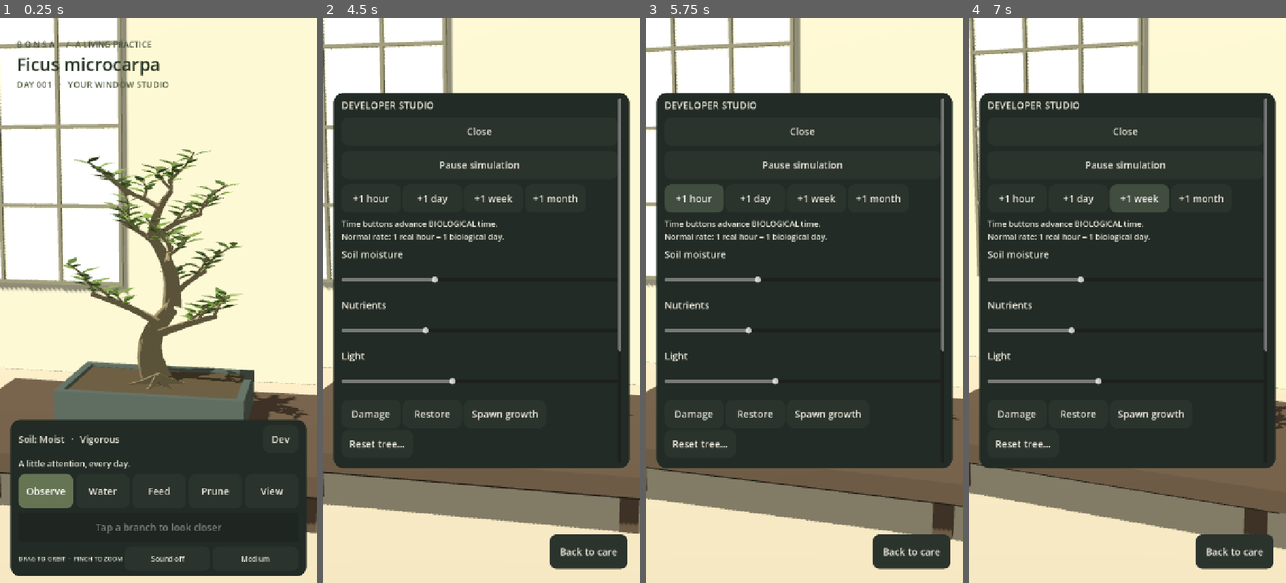
Above: before the commit, frames 1-4 (left to right).
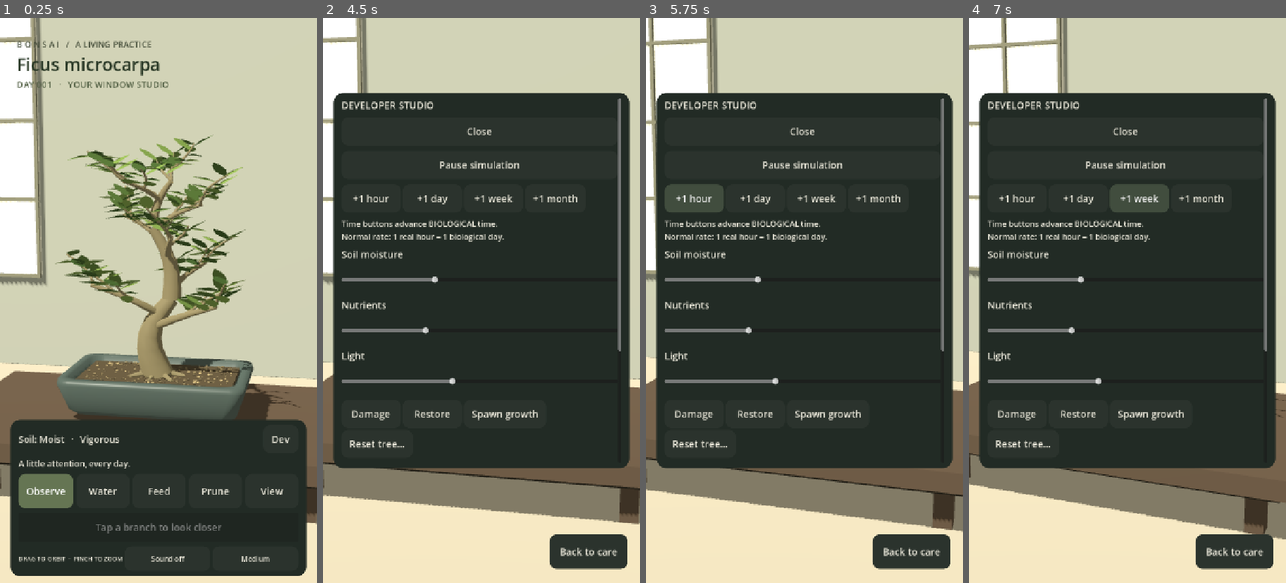
Above: after the commit, the same moments.

Repository: 3dFx40/bonsai
Game: Godot game, scene res://scenes/main.tscn
The game is run twice, just before and just after one commit, with the same random seed, the same clock (stepped at 60 frames per second) and the same inputs.
Inputs:
- Up to frame 1 (0.25 s): no input
- Up to frame 2 (4.5 s): click "Dev" at 0.5 s; click "Observe" at 1.25 s; click "Water" at 2 s; click "Feed" at 2.75 s; click "Prune" at 3.5 s; click "View" at 4.25 s
- Up to frame 3 (5.75 s): click "+1 hour" at 5 s
- Up to frame 4 (7 s): click "+1 day" at 5.75 s; click "+1 week" at 6.5 s

The runs differ from the first frame. In frame 1, 61% of the frame differs, in the area x 0-100%, y 0-92%; in frame 2, 19%; in frame 3, 18%; in frame 4, 17%.

Commit message:
Polish procedural assets, verify relaunch and prepare Android and Windows builds

Diff:
--- /dev/null
+++ b/assets/icon.svg
@@ -0,0 +1,6 @@
+<svg xmlns="http://www.w3.org/2000/svg" width="432" height="432" viewBox="0 0 432 432">
+<rect width="432" height="432" rx="96" fill="#27392d"/>
+<path d="M210 295c-31-48 43-78 6-133m0 72-63-37m66 13 57-37m-58-9-34-33" fill="none" stroke="#c8bd99" stroke-width="17" stroke-linecap="round"/>
+<path d="M125 291h183l-16 47H141z" fill="#839276"/>
+<g fill="#b1c48a"><ellipse cx="146" cy="176" rx="49" ry="24" transform="rotate(14 146 176)"/><ellipse cx="276" cy="152" rx="51" ry="25" transform="rotate(-16 276 152)"/><ellipse cx="197" cy="115" rx="51" ry="28"/></g>
+</svg>
--- a/project.godot
+++ b/project.godot
@@ -3,6 +3,7 @@
 
 [application]
 config/name="Bonsai"
+config/icon="res://assets/icon.svg"
 run/main_scene="res://scenes/main.tscn"
 config/features=PackedStringArray("4.7", "GL Compatibility")
 config/description="A living tree. A little time, every day."
@@ -18,7 +19,10 @@
 [rendering]
 renderer/rendering_method="gl_compatibility"
 renderer/rendering_method.mobile="gl_compatibility"
+limits/opengl/max_lights_per_object=2
+limits/opengl/max_renderable_lights=8
 textures/default_filters/use_nearest_mipmap_filter=false
+textures/vram_compression/import_etc2_astc=true
 anti_aliasing/quality/msaa_3d=1
 environment/defaults/default_clear_color=Color(0.77, 0.76, 0.70, 1)
 
--- a/scripts/debug/configure_export.gd
+++ /dev/null
@@ -1,8 +0,0 @@
-@tool
-extends EditorScript
-
-func _run() -> void:
-	var settings := get_editor_interface().get_editor_settings()
-	settings.set_setting("export/android/android_sdk_path", OS.get_environment("ANDROID_HOME"))
-	settings.set_setting("export/android/java_sdk_path", OS.get_environment("JAVA_HOME"))
-	print("Configured Android export from ANDROID_HOME and JAVA_HOME.")
--- a/scripts/input/orbit_camera.gd
+++ b/scripts/input/orbit_camera.gd
@@ -6,7 +6,7 @@
 var yaw := 0.2
 var pitch := 0.17
 var distance := 7.0
-var target := Vector3(0, 1.05, 0)
+var target := Vector3(0, 0.97, 0)
 var fingers: Dictionary = {}
 var start := Vector2.ZERO
 var previous := Vector2.ZERO
--- a/scripts/rendering/studio.gd
+++ b/scripts/rendering/studio.gd
@@ -42,7 +42,7 @@
 	sun.shadow_enabled = true
 	sun.directional_shadow_max_distance = 15.0
 	add_child(sun)
-	var wall := material(Color("b9b9a9"))
+	var wall := material(Color("999d91"))
 	box(Vector3(0, -0.68, 0), Vector3(20, 0.12, 20), material(Color("a9a392")))
 	box(Vector3(0, 3, -3.6), Vector3(20, 8, 0.12), wall)
 	var wood := material(Color("514539"))
@@ -53,20 +53,63 @@
 			box(Vector3(x, -0.46, z), Vector3(0.15, 0.6, 0.15), wood)
 	# Raised, open ceramic planter; the procedural tree starts at y=0.3.
 	var ceramic := material(Color("495551"), 0.42)
-	box(Vector3(0, 0.05, 0), Vector3(1.55, 0.16, 0.98), ceramic)
-	for z in [-0.48, 0.48]:
-		box(Vector3(0, 0.18, z), Vector3(1.62, 0.3, 0.07), ceramic)
-	for x in [-0.78, 0.78]:
-		box(Vector3(x, 0.18, 0), Vector3(0.07, 0.3, 0.98), ceramic)
-	soil = box(Vector3(0, 0.28, 0), Vector3(1.48, 0.035, 0.89), material(Color("302920")))
+	put(_pot_mesh(), Vector3.ZERO, ceramic)
+	soil = box(Vector3(0, 0.28, 0), Vector3(1.38, 0.035, 0.79), material(Color("302920")))
+	var pebbles := MultiMeshInstance3D.new()
+	var mm := MultiMesh.new()
+	mm.transform_format = MultiMesh.TRANSFORM_3D
+	mm.use_colors = true
+	var grain := SphereMesh.new()
+	grain.radius = 1
+	grain.height = 1.4
+	grain.radial_segments = 6
+	grain.rings = 3
+	mm.mesh = grain
+	mm.instance_count = 220
+	var rng := RandomNumberGenerator.new()
+	rng.seed = 8271
+	for i in mm.instance_count:
+		var size := rng.randf_range(0.006, 0.017)
+		var pos := Vector3(rng.randf_range(-0.66, 0.66), 0.303, rng.randf_range(-0.37, 0.37))
+		mm.set_instance_transform(i, Transform3D(Basis.IDENTITY.scaled(Vector3.ONE * size), pos))
+		mm.set_instance_color(i, Color("484133").lerp(Color("9b8c66"), rng.randf()))
+	pebbles.multimesh = mm
+	var gravel_mat := material(Color.WHITE)
+	gravel_mat.vertex_color_use_as_albedo = true
+	pebbles.material_override = gravel_mat
+	add_child(pebbles)
 	# Shoji-inspired window, deliberately geometry rather than a large texture.
 	var paper := material(Color("e9e7d4"))
-	box(Vector3(-2.45, 2.7, -3.5), Vector3(2.5, 4.1, 0.08), paper)
+	box(Vector3(-3.6, 2.7, -3.5), Vector3(2.5, 4.1, 0.08), paper)
 	var frame := material(Color("777765"))
-	for x in [-3.7, -2.87, -2.04, -1.2]:
+	for x in [-4.85, -4.02, -3.19, -2.35]:
 		box(Vector3(x, 2.7, -3.42), Vector3(0.045, 4.15, 0.045), frame)
 	for y in [0.65, 1.68, 2.71, 3.74, 4.77]:
-		box(Vector3(-2.45, y, -3.42), Vector3(2.55, 0.045, 0.045), frame)
+		box(Vector3(-3.6, y, -3.42), Vector3(2.55, 0.045, 0.045), frame)
+
+func _pot_mesh() -> ArrayMesh:
+	var profile := [Vector3(1.40, 0.02, 0.80), Vector3(1.48, 0.06, 0.88), Vector3(1.63, 0.29, 1.03), Vector3(1.61, 0.34, 1.01), Vector3(1.46, 0.34, 0.86), Vector3(1.43, 0.12, 0.83)]
+	var rings: Array = []
+	for dimensions: Vector3 in profile:
+		var ring: Array[Vector3] = []
+		var radius := 0.12
+		for corner in 4:
+			var angle := corner * PI * 0.5
+			var center := Vector3((dimensions.x * 0.5 - radius) * (1 if corner in [0, 3] else -1), dimensions.y, (dimensions.z * 0.5 - radius) * (1 if corner < 2 else -1))
+			for step in 6:
+				var a := angle + step * PI * 0.1
+				ring.append(center + Vector3(cos(a), 0, sin(a)) * radius)
+		rings.append(ring)
+	var st := SurfaceTool.new()
+	st.begin(Mesh.PRIMITIVE_TRIANGLES)
+	for i in range(rings.size() - 1):
+		for j in 24:
+			var next := (j + 1) % 24
+			for pair in [[i, j], [i, next], [i + 1, j], [i, next], [i + 1, next], [i + 1, j]]:
+				st.add_vertex(rings[pair[0]][pair[1]])
+	st.index()
+	st.generate_normals()
+	return st.commit()
 
 func set_moisture(value: float) -> void:
 	soil.material_override.albedo_color = Color("897356").lerp(Color("29281f"), clampf(value, 0, 1))
--- a/scripts/rendering/tree_renderer.gd
+++ b/scripts/rendering/tree_renderer.gd
@@ -31,10 +31,12 @@
 func _make_leaf() -> ArrayMesh:
 	var st := SurfaceTool.new()
 	st.begin(Mesh.PRIMITIVE_TRIANGLES)
-	var vertices := [Vector3(0, 0, 0), Vector3(-0.042, 0.008, 0.075), Vector3(0, 0.018, 0.095), Vector3(0.042, 0.008, 0.075), Vector3(0, 0, 0.185)]
-	for index in [0, 2, 1, 0, 3, 2, 1, 2, 4, 2, 3, 4]:
-		st.add_vertex(vertices[index])
-	st.generate_normals()
+	var edge := [Vector3(0, 0, 0), Vector3(-0.038, 0, 0.04), Vector3(-0.057, 0, 0.10), Vector3(-0.045, 0, 0.17), Vector3(0, -0.004, 0.23), Vector3(0.045, 0, 0.17), Vector3(0.057, 0, 0.10), Vector3(0.038, 0, 0.04)]
+	for i in edge.size():
+		st.set_normal(Vector3.UP)
+		st.add_vertex(Vector3(0, 0.016, 0.105))
+		st.add_vertex(edge[i])
+		st.add_vertex(edge[(i + 1) % edge.size()])
 	return st.commit()
 
 func _tube(st: SurfaceTool, points: Array[Vector3], radius: float, sides: int = 8) -> void:
@@ -59,15 +61,15 @@
 	for s in range(points.size() - 1):
 		for j in range(sides):
 			var next := (j + 1) % sides
-			for pair in [[s, j], [s, next], [s + 1, j], [s, next], [s + 1, next], [s + 1, j]]:
+			for pair in [[s, j], [s + 1, j], [s, next], [s, next], [s + 1, j], [s + 1, next]]:
 				st.set_normal(normals[pair[0]][pair[1]])
 				st.add_vertex(rings[pair[0]][pair[1]])
 	var end := points.size() - 1
 	for j in sides:
 		st.set_normal((points[end] - points[end - 1]).normalized())
 		st.add_vertex(points[end])
+		st.add_vertex(rings[end][(j + 1) % sides])
 		st.add_vertex(rings[end][j])
-		st.add_vertex(rings[end][(j + 1) % sides])
 
 func rebuild(state: BonsaiTree) -> void:
 	tree = state
@@ -85,7 +87,7 @@
 		for leaf: Dictionary in b.leaves:
 			var health: float = leaf.health
 			var angle: float = leaf.angle
-			var tilt := -0.25 - (1.0 - health) * 0.9 - maxf(0, 0.3 - tree.moisture)
+			var tilt := -0.20 + sin(angle * 3.0) * 0.35 + (1.0 - health) * 0.9 + maxf(0, 0.3 - tree.moisture)
 			var basis := Basis(Vector3.UP, angle) * Basis(Vector3.RIGHT, tilt)
 			basis = basis.scaled(Vector3.ONE * float(leaf.size))
 			transforms.append(Transform3D(basis, tree.point(b.id, leaf.at)))
--- a/scripts/simulation/simulation_clock.gd
+++ b/scripts/simulation/simulation_clock.gd
@@ -5,11 +5,12 @@
 var pending_days := 0.0
 var paused := false
 
-func advance(tree: BonsaiTree, simulation: BonsaiSimulation, seconds: float, offline := false) -> Dictionary:
+func advance(tree: BonsaiTree, simulation: BonsaiSimulation, seconds: float, _offline := false) -> Dictionary:
 	if paused or seconds <= 0 or not is_finite(seconds):
 		return {"days": 0.0, "dormant_days": 0.0, "steps": 0}
 	var days := seconds / maxf(60, real_seconds_per_day)
-	var dormant := maxf(0, days - BonsaiSimulation.MAX_ACTIVE_OFFLINE_DAYS) if offline else 0.0
+	# Also bounds a missed foreground tick after OS suspension without a lifecycle signal.
+	var dormant := maxf(0, days - BonsaiSimulation.MAX_ACTIVE_OFFLINE_DAYS)
 	pending_days += days - dormant
 	var steps := int(floor((pending_days + 0.00000001) / BonsaiSimulation.STEP_DAYS))
 	var simulated := steps * BonsaiSimulation.STEP_DAYS
--- /dev/null
+++ b/tests/relaunch_test.gd
@@ -0,0 +1,44 @@
+extends SceneTree
+
+var failures := 0
+
+func check(condition: bool, message: String) -> void:
+	if not condition:
+		failures += 1
+		push_error(message)
+
+func _initialize() -> void:
+	call_deferred("run")
+
+func run() -> void:
+	var saves := BonsaiSave.new()
+	saves.path = "user://relaunch-%d.json" % Time.get_ticks_usec()
+	var tree := BonsaiTree.starter()
+	tree.id = "relaunch-fixture"
+	tree.prune(3)
+	var settings := {"sound": true, "quality": "Low", "real_seconds_per_day": 3600}
+	check(saves.write_document(saves.make_document([tree], tree.id, settings, Time.get_unix_time_from_system() - 3600, 0)), "Seed closed-app save")
+	var scene := load("res://scenes/main.tscn")
+	var first = scene.instantiate()
+	first.saves.path = saves.path
+	root.add_child(first)
+	await process_frame
+	check(first.tree.id == tree.id, "Reopened app must load same tree")
+	check(not first.tree.branches.has(3), "Reopened app must preserve cut")
+	check(first.tree.age_days >= 1, "Reopened app must process one hour offline")
+	check(first.settings.sound and first.settings.quality == "Low", "Reopened app must restore player settings")
+	first._save()
+	var age: float = first.tree.age_days
+	first.queue_free()
+	await process_frame
+	var second = scene.instantiate()
+	second.saves.path = saves.path
+	root.add_child(second)
+	await process_frame
+	check(is_equal_approx(second.tree.age_days, age), "Second launch must not replay offline time twice")
+	second.queue_free()
+	await process_frame
+	for suffix in ["", ".bak", ".tmp"]:
+		if FileAccess.file_exists(saves.path + suffix): DirAccess.remove_absolute(saves.path + suffix)
+	print("Relaunch tests: %d failures" % failures)
+	quit(1 if failures else 0)
--- a/tests/simulation_test.gd
+++ b/tests/simulation_test.gd
@@ -51,5 +51,18 @@
 	var age := offline.age_days
 	b.advance(offline, sim, -100, true)
 	check(offline.age_days == age, "Clock rollback cannot age tree")
+	for hours in [1, 12, 48, 168]:
+		var specimen := BonsaiTree.starter()
+		var test_clock := BonsaiClock.new()
+		var elapsed := test_clock.advance(specimen, sim, hours * 3600, true)
+		check(is_equal_approx(specimen.age_days, hours), "Offline age for %d hours" % hours)
+		check(elapsed.steps <= 112, "Bounded offline work for %d hours" % hours)
+		check(specimen.root_health >= 0.18, "Recoverable after %d hours" % hours)
+	var dim := BonsaiTree.starter()
+	dim.environment.light = 0.1
+	var bright := BonsaiTree.starter()
+	sim.advance_days(dim, 4)
+	sim.advance_days(bright, 4)
+	check(bright.branches[4].length > dim.branches[4].length, "Low light must slow extension")
 	print("Simulation tests: %d failures" % failures)
 	quit(1 if failures else 0)
Not shown, added: assets/icon.svg.import
Not shown, removed: scripts/debug/configure_export.gd.uid
Not shown, added: tests/relaunch_test.gd.uid
Not shown, changed: ARCHITECTURE.md
Not shown, added: ASSET_REQUIREMENTS.md
Not shown, changed: PROJECT_PLAN.md
Not shown, changed: README.md
Not shown, added: docs/VALIDATION.md
Not shown, added: scripts/build.ps1
Not shown, changed: scripts/run.ps1
